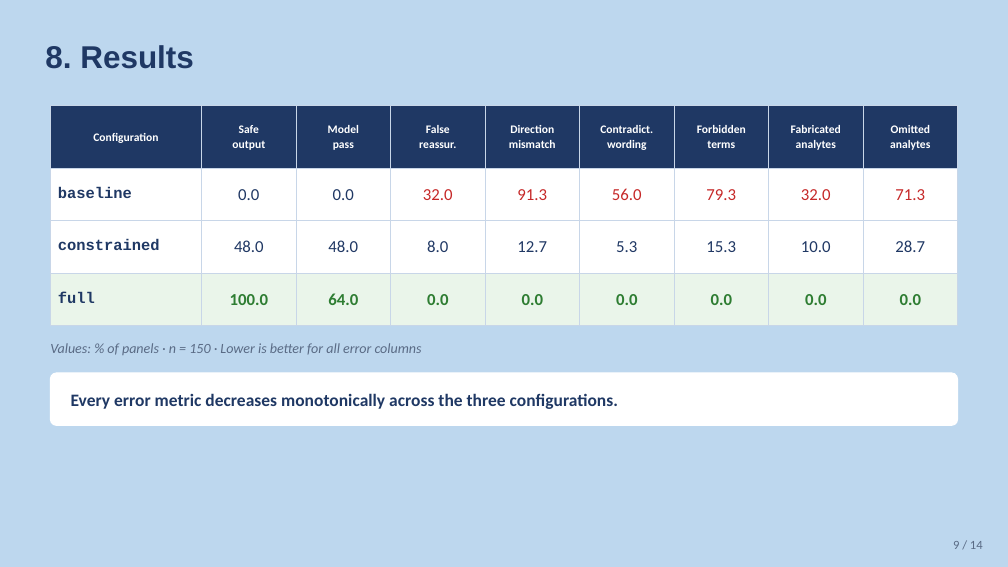
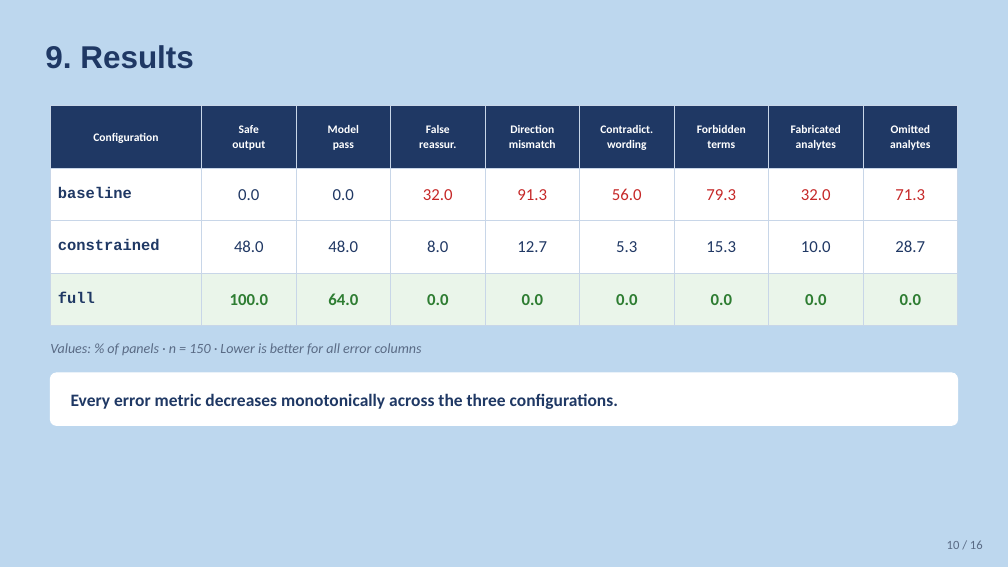
Before and after one commit to quangdai1321/Health-Info, a slide deck: slide 10 of docs_slide/HEALTHINFO-IV_TruongQuangDai_Slide_EN.pptx (slide 9 before the commit). Drawn at 1008x567 pixels with LibreOffice and Linux fonts; fonts in the diff are those of the drawing. Boxes give left, top, right and bottom in pixels: in the first picture for what was removed or moved away, otherwise in the second. Text is boxed around its words. In the diff, an @@ line names an element or a change of style, - is before the commit and + after.

```diff
--- a/docs_slide/HEALTHINFO-IV_TruongQuangDai_Slide_EN.pptx
+++ b/docs_slide/HEALTHINFO-IV_TruongQuangDai_Slide_EN.pptx
@@ text at [45,45,194,69]: text changed @@
-8. Results
+9. Results
@@ text at [947,540,983,549]: text changed @@
-9 / 14
+10 / 16
```
Also in this commit, not shown: 11 other slides changed, 2 slides added, 43 other files.
